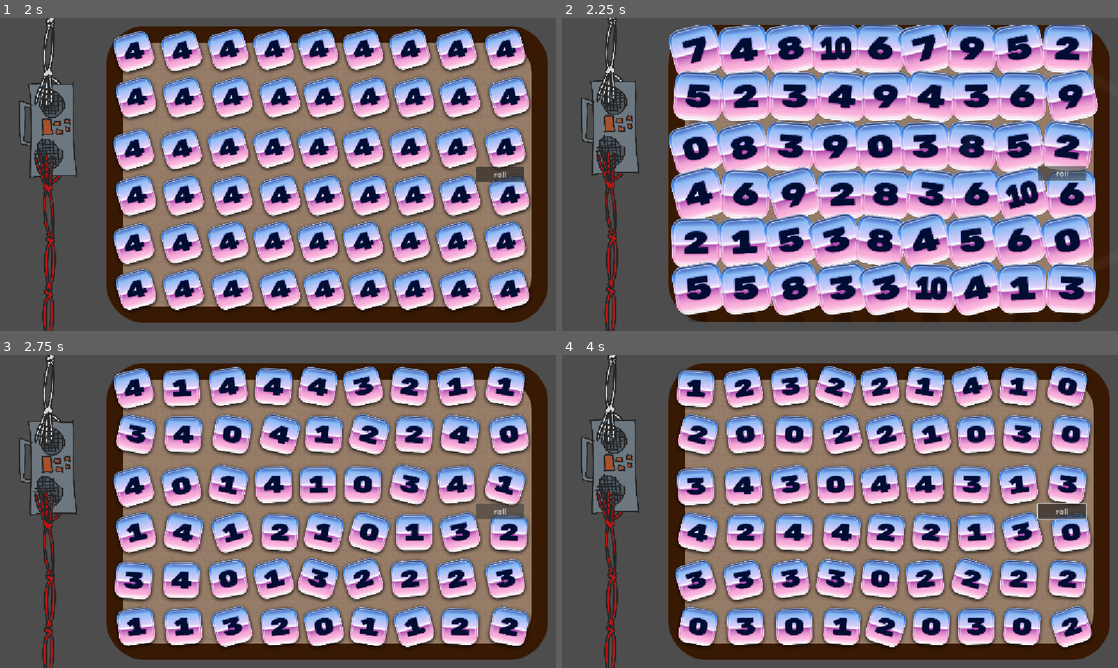
Above: before the commit, frames 1-4 (two rows, left to right).
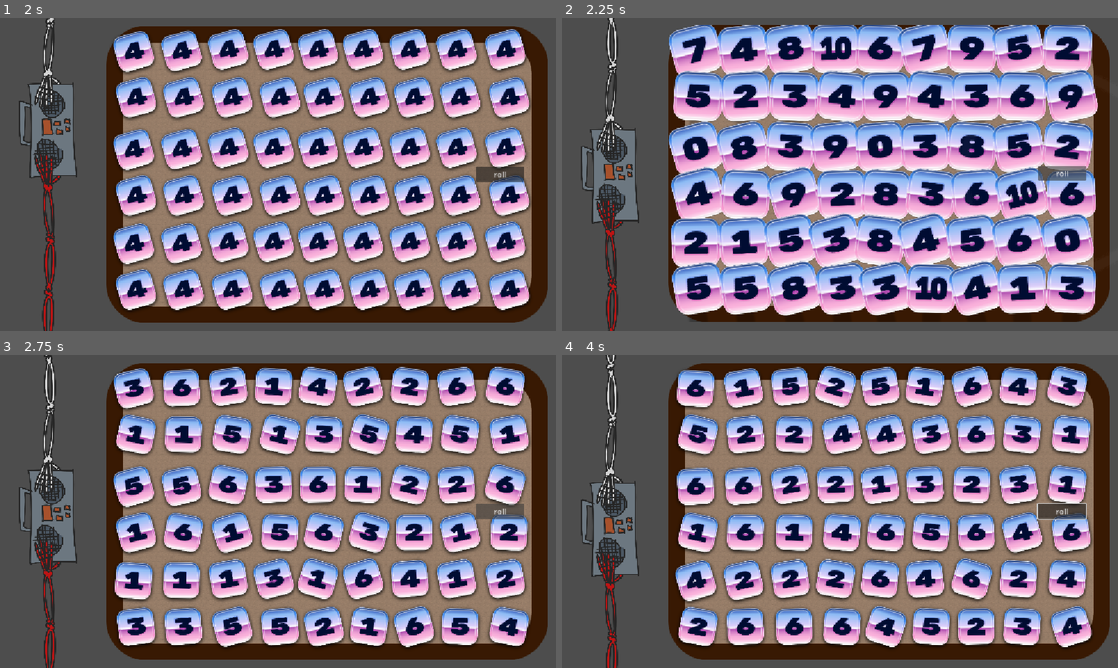
Above: after the commit, the same moments.

Repository: vhoyer/ludum_dare_60
Game: Godot game, scene res://stages/main_menu/main_menu.tscn
Two runs of this game, one before a commit and one after it. Both use one fixed random seed, a clock stepped at 60 frames per second and the inputs below.
Inputs (mouse positions are in pixels of both pictures, inside the frame that each line leads up to):
- Up to frame 1 (2 s): click "start! ,)" at 0.5 s; move the mouse to (400, 158) at 1.27 s; hold Right (ui_right) from 1.28 s (still down); tap K at 1.35 s; click (400, 158) at 1.42 s
- Up to frame 2 (2.25 s): release Right (ui_right) at 2 s; click "roll" at 2 s
- Up to frame 3 (2.75 s): no input
- Up to frame 4 (4 s): move the mouse to (728, 527) at 2.77 s; hold Down (ui_down) 2.78-3.53 s; tap K at 2.85, 3.6 s; tap Enter at 3.5 s; move the mouse to (895, 442) at 3.52 s; hold Right (ui_right) from 3.53 s (still down)

Frame 1 is identical in both runs. In frame 2, 3.9% of the frame differs, in the area x 3-14%, y 0-100%; in frame 3, 8.1%; in frame 4, 8.5%, in the area x 3-94%, y 0-100%.

Commit message:
✨ Set up counting

Diff:
--- a/components/game_dice/game_dice.gd
+++ b/components/game_dice/game_dice.gd
@@ -89,7 +89,7 @@
 	tween.tween_property(self, "_height", 0, _dice_rising_time)
 	tween.tween_callback(func():
 		_rolling = false
-		sprite_dice.frame = result - 1
+		sprite_dice.frame = result
 		roll_finished.emit()
 		AudioEventBus.emit(AudioEventBus.Id.DIE_LANDED)
 		pass)
--- a/stages/main/main.gd
+++ b/stages/main/main.gd
@@ -4,9 +4,19 @@
 @onready
 var dices_group: Node2D = %Dices
 
+@onready
+var tug_of_war: GameTugOfWar = %GameTugOfWar
+
 
 func _on_roll_button_button_down() -> void:
+	SaveManager.data.points = 0
+
 	AudioEventBus.emit(AudioEventBus.Id.DICE_ROLL_REQUESTED)
 
 	for dice: GameDice in dices_group.get_children():
-		dice.roll(randi() % 5 + 1)
+		var value = randi() % 6 + 1
+		dice.roll(value)
+		SaveManager.data.points += value
+
+	var max_points:= dices_group.get_child_count() * 6
+	tug_of_war.value = SaveManager.data.points / float(max_points)
--- a/stages/main/main.tscn
+++ b/stages/main/main.tscn
@@ -24,6 +24,7 @@
 [node name="GameCursor" parent="Camera2D" unique_id=1907159996 instance=ExtResource("2_woy08")]
 
 [node name="GameTugOfWar" parent="." unique_id=598563760 instance=ExtResource("2_usqqw")]
+unique_name_in_owner = true
 layout_mode = 2
 
 [node name="VBoxContainer" type="VBoxContainer" parent="." unique_id=342927523]
